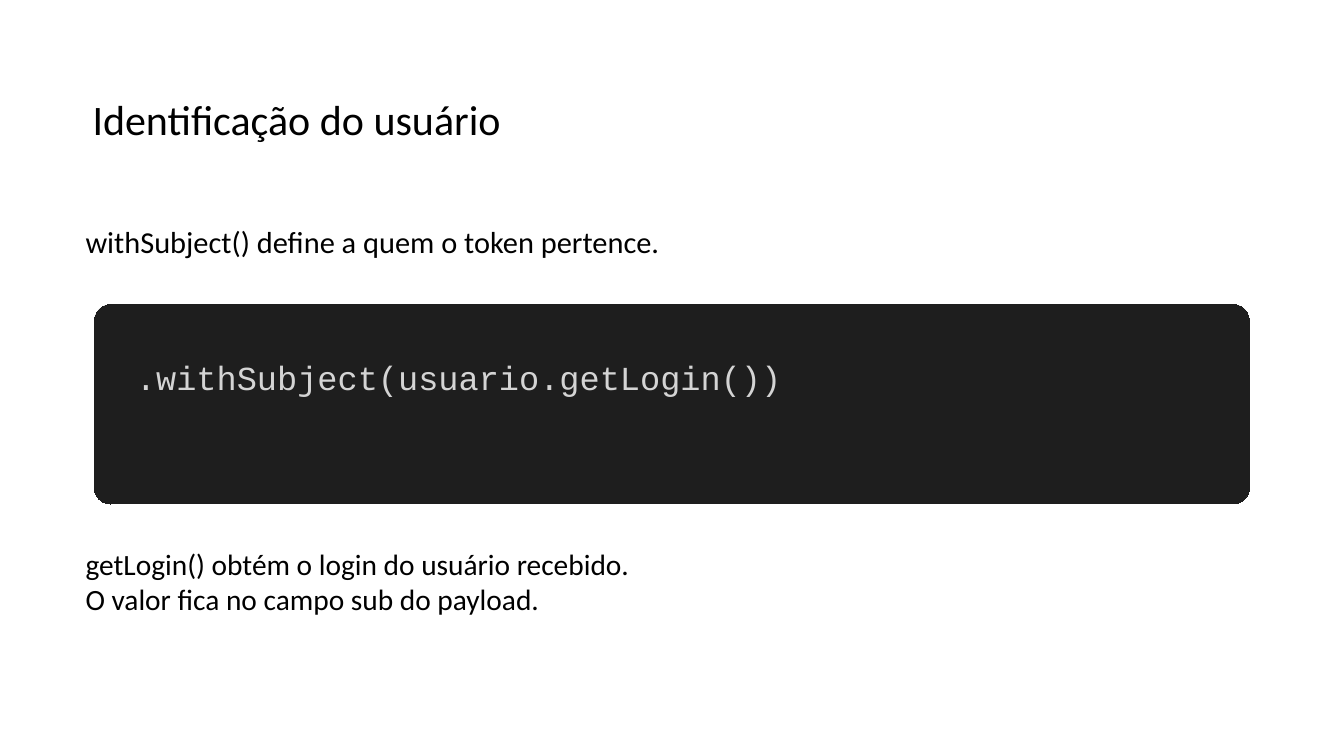
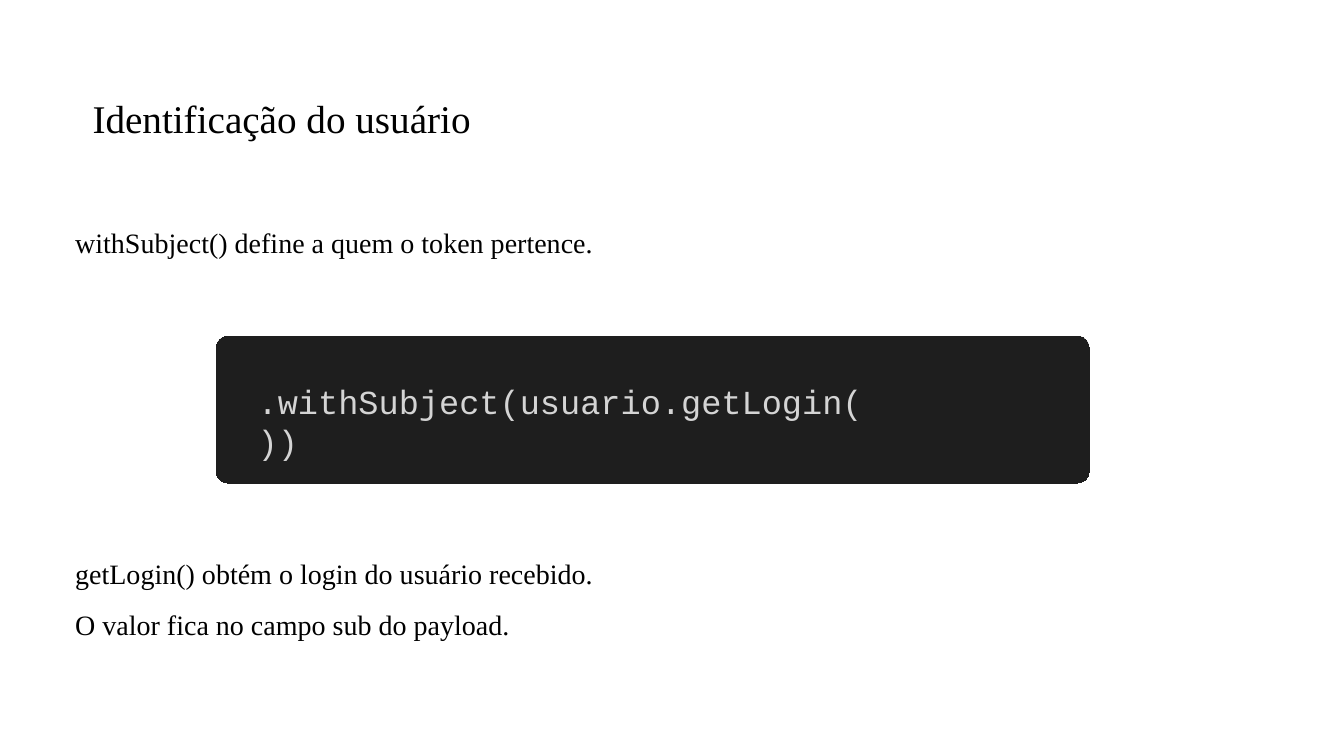
Before and after one commit to PedroMiho/UMC, a slide deck: slide 13 of engenharia-software/software-corporativo/boas-praticas/aula-07-JWT/spring-security.pptx (slide 12 before the commit). Drawn at 1344x756 pixels with LibreOffice and Linux fonts; fonts in the diff are those of the drawing; background and template pictures are left out. Boxes give left, top, right and bottom in pixels: in the first picture for what was removed or moved away, otherwise in the second. Text is boxed around its words. In the diff, an @@ line names an element or a change of style, - is before the commit and + after.

```diff
--- a/engenharia-software/software-corporativo/boas-praticas/aula-07-JWT/spring-security.pptx
+++ b/engenharia-software/software-corporativo/boas-praticas/aula-07-JWT/spring-security.pptx
@@ title "Identificação do usuário" at box(93, 105, 470, 140): size 30 to 28 pt, font Calibri to Times New Roman @@
@@ text "withSubject() define a quem o ...": place and size @@
-text "withSubject() define a quem o ..." at box(86, 231, 659, 259)
+text "withSubject() define a quem o ..." at box(75, 233, 593, 258)
@@ text "withSubject() define a quem o ..." at box(75, 233, 593, 258): size 21.8 to 20 pt, font Calibri to Times New Roman; alignment left to justified @@
@@ rounded rectangle: place and size @@
-rounded rectangle at box(95, 304, 1250, 504)
+rounded rectangle at box(217, 336, 1090, 483)
@@ text ".withSubject(usuario.getLogin())" rewrapped from box(136, 365, 781, 397) to box(258, 389, 863, 421) @@
@@ text "getLogin() obtém o login do ...": place and size @@
-text "getLogin() obtém o login do ..." at box(86, 553, 629, 615)
+text "getLogin() obtém o login do ..." at box(75, 564, 592, 640)
@@ text "getLogin() obtém o login do ..." at box(75, 564, 592, 640): size 21 to 20 pt, font Calibri to Times New Roman; alignment left to justified; line spacing 1 to 1.5 @@
```
Also in this commit, not shown: 9 other slides changed, 4 slides added, 2 other files.
